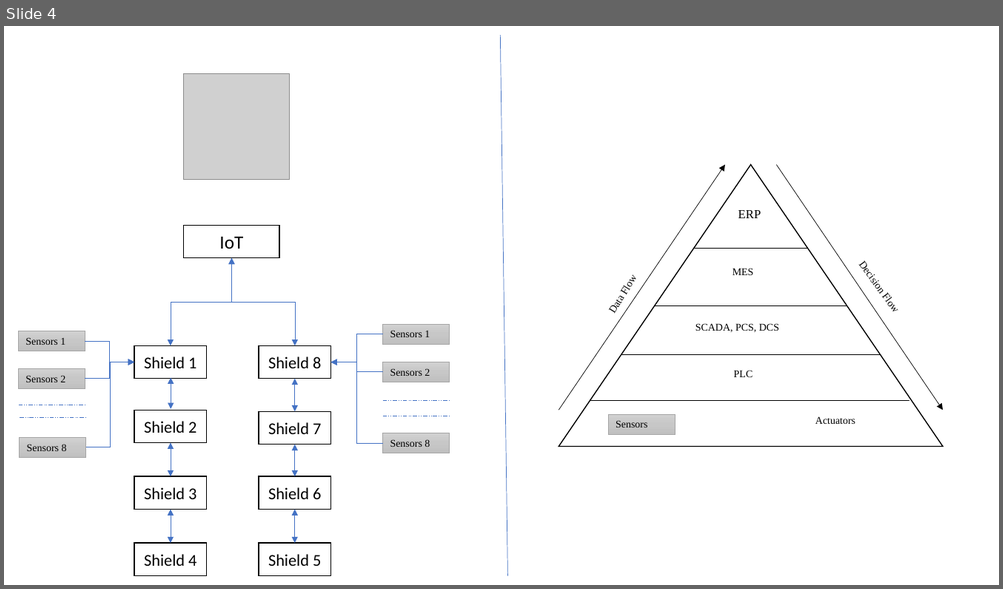
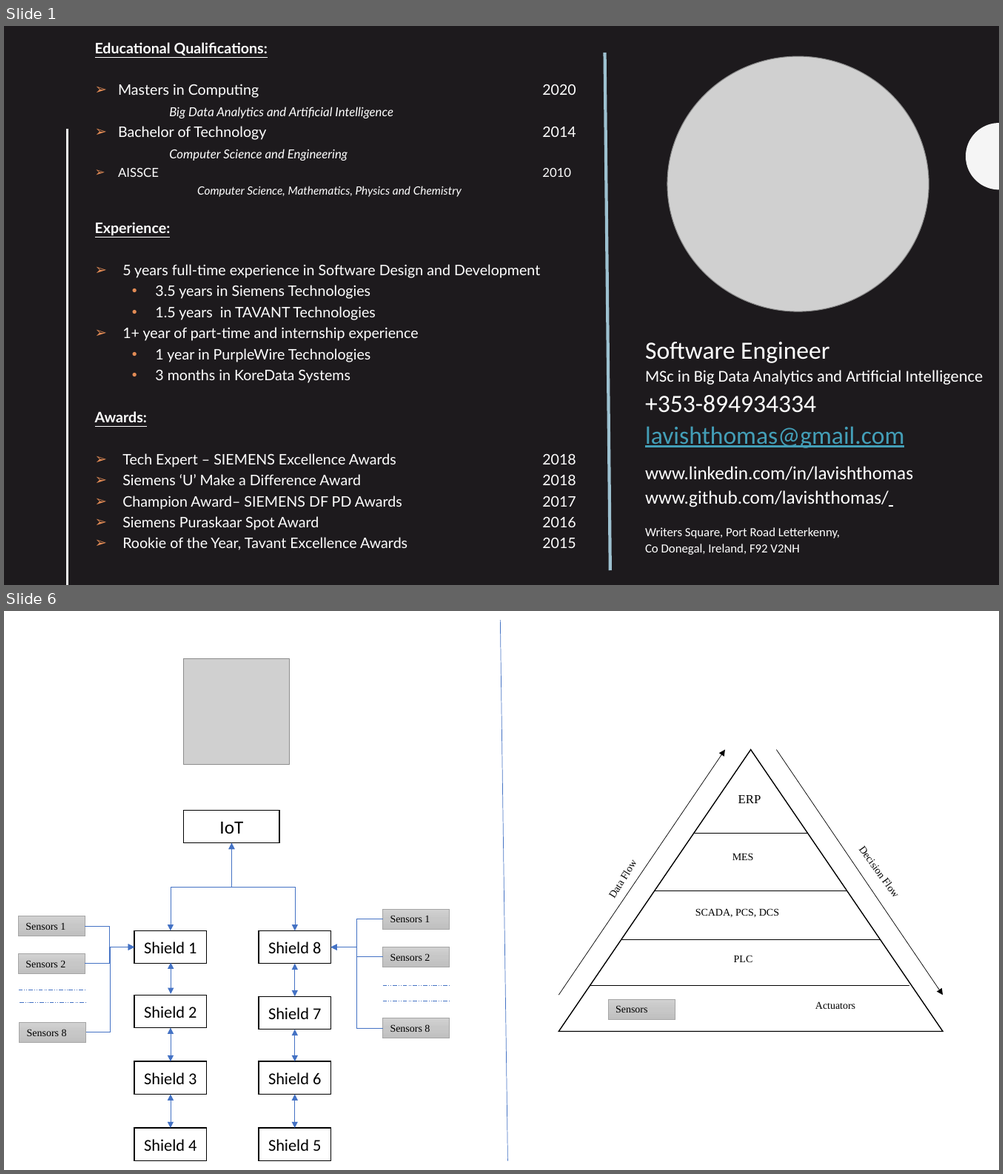
Before and after one commit to lavishthomas/PythonAlgorithms, a slide deck: SystemDesign.pptx. Shown one above the other, each under a label of ours: slide 4 before the commit, slides 1 and 6 after it; the slides between them are not shown. The pictures are 1003x589 and 1003x1174 pixels, drawn with LibreOffice and Linux fonts; fonts in the diff are those of the drawing; grey boxes stand for pictures. Boxes give left, top, right and bottom in pixels: in the first picture for what was removed or moved away, otherwise in the second. Text is boxed around its words. In the diff, an @@ line names an element or a change of style, - is before the commit and + after.

```diff
--- a/SystemDesign.pptx
+++ b/SystemDesign.pptx
@@ slide 1 added at box(4, 26, 999, 585), background #1D1A1D @@
@@ text added at box(95, 42, 575, 551), 14 pt, text #FFFFFF @@
+Educational Qualifications:
+➢ Masters in Computing 2020
+  Big Data Analytics and Artificial Intelligence
+➢ Bachelor of Technology 2014
+Computer Science and Engineering
+➢ AISSCE 2010
+Computer Science, Mathematics, Physics and Chemistry
+Experience:
+➢ 5 years full-time experience in Software Design and Development
+  • 3.5 years in Siemens Technologies
+  • 1.5 years in TAVANT Technologies
+➢ 1+ year of part-time and internship experience
+  • 1 year in PurpleWire Technologies
+  • 3 months in KoreData Systems
+Awards:
+➢ Tech Expert – SIEMENS Excellence Awards 2018
+➢ Siemens ‘U’ Make a Difference Award 2018
+➢ Champion Award– SIEMENS DF PD Awards 2017
+➢ Siemens Puraskaar Spot Award 2016
+➢ Rookie of the Year, Tavant Excellence Awards 2015
@@ line added from (605, 53) to (610, 571), #9EC2D0 3 pt @@
@@ picture added at box(667, 56, 928, 312) @@
@@ line added from (68, 129) to (68, 585), #F5F5F5 2 pt @@
@@ freeform shape added at box(966, 123, 999, 190), fill #F5F5F5 @@
@@ text added at box(645, 342, 983, 555), 18 pt, text #FFFFFF @@
+Software Engineer
+MSc in Big Data Analytics and Artificial Intelligence
++353-894934334
+lavishthomas@gmail.com
+www.linkedin.com/in/lavishthomas
+www.github.com/lavishthomas/
+Writers Square, Port Road Letterkenny,
+Co Donegal, Ireland, F92 V2NH
@@ what was slide 4 is now slide 6 @@
```
Also in this commit, not shown: 2 slides changed, 4 other slides added, 8 other files.
